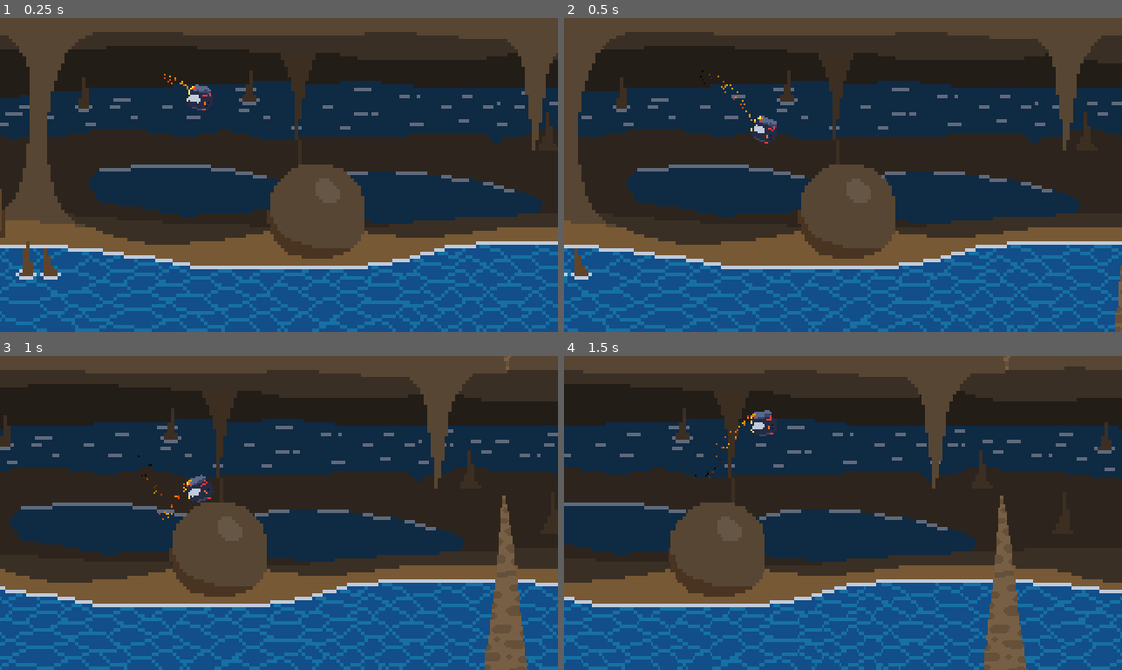
Above: before the commit, frames 1-4 (two rows, left to right).
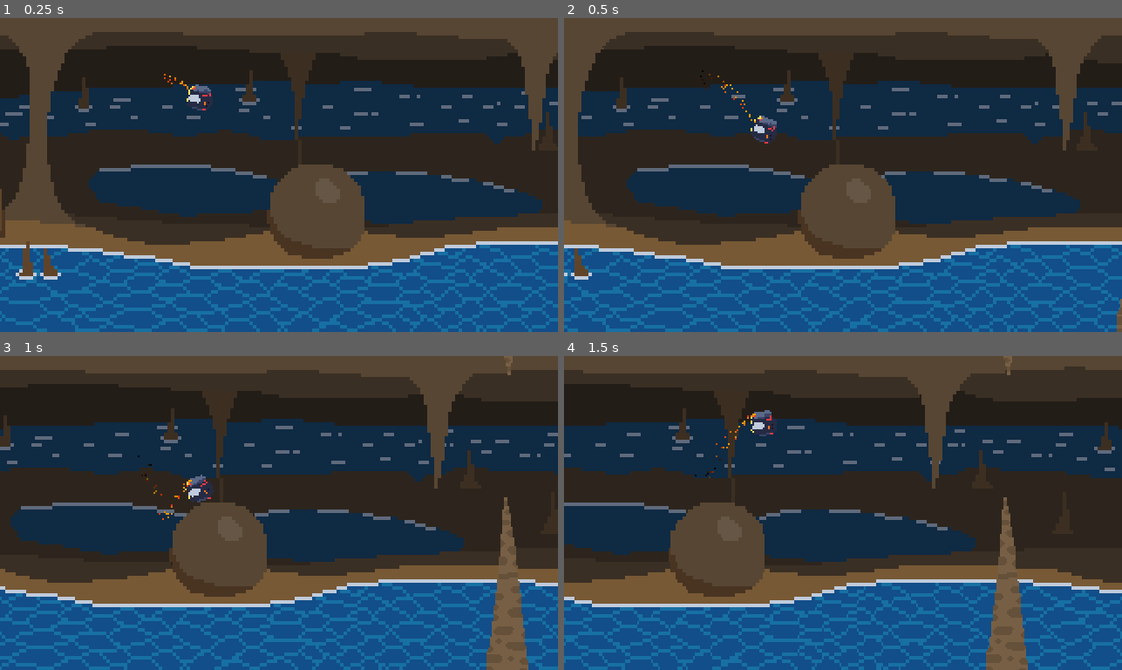
Above: after the commit, the same moments.

Repository: Jack3G/flappy-penguin
Game: Godot game, scene res://src/game.tscn
Same seed, same stepped clock (60 frames per second), same inputs: the game is played once before the commit and once after it.
Inputs (mouse positions are in pixels of both pictures, inside the frame that each line leads up to):
- Up to frame 1 (0.25 s): no input
- Up to frame 2 (0.5 s): no input
- Up to frame 3 (1 s): move the mouse to (401, 497) at 0.52 s; click (401, 497) at 0.77 s
- Up to frame 4 (1.5 s): click (965, 497) at 1.07 s; move the mouse to (731, 528) at 1.27 s

Frame 1 is identical in both runs. In frame 2, less than 0.1% of the frame differs, in the area x 98-100%, y 78-100%; in frame 3, 0.3%; in frame 4, 0.6%, in the area x 75-84%, y 0-100%.

Commit message:
fix some bugs

Diff:
--- a/src/bord.gd
+++ b/src/bord.gd
@@ -25,6 +25,7 @@
 	velocity += get_gravity() * delta
 
 	velocity.y = clampf(velocity.y, -terminal_velocity, terminal_velocity)
+	velocity.x = 0 # just in case
 
 	var turn_fraction: float = clampf(
 		(velocity.y + flap_strength)/(flap_strength * 2),
--- a/src/game.gd
+++ b/src/game.gd
@@ -10,8 +10,8 @@
 
 @export var hazard_distance_min: float = 4
 @export var hazard_distance_max: float = 6
-@export var hazard_gap_min: int = 100
-@export var hazard_gap_max: int = 200
+@export var hazard_gap_min: int = 40
+@export var hazard_gap_max: int = 70
 # to make sure it doesn't spawn on screen spawn it a bit further
 @export var hazard_spawn_offset: float = 3
 
@@ -41,7 +41,7 @@
 func spawn_new_hazard_pair() -> void:
 	var new_hazard: Hazard = Hazard.new()
 
-	var half_gap = randi_range(hazard_gap_min, hazard_distance_max)/2
+	var half_gap = randi_range(hazard_gap_min, hazard_gap_max)/2
 	var gap_center = randi_range(
 		0 + half_gap,
 		get_viewport_rect().size.y - half_gap,
@@ -56,7 +56,7 @@
 	new_hazard.bottom = bottom
 
 	new_hazard.position = get_viewport_rect().size.x / pixels_per_meter\
-		+ hazard_spawn_offset
+		+ hazard_spawn_offset + distance
 	new_hazard.update_pixel_position(distance, pixels_per_meter)
 
 	hazards.append(new_hazard)
